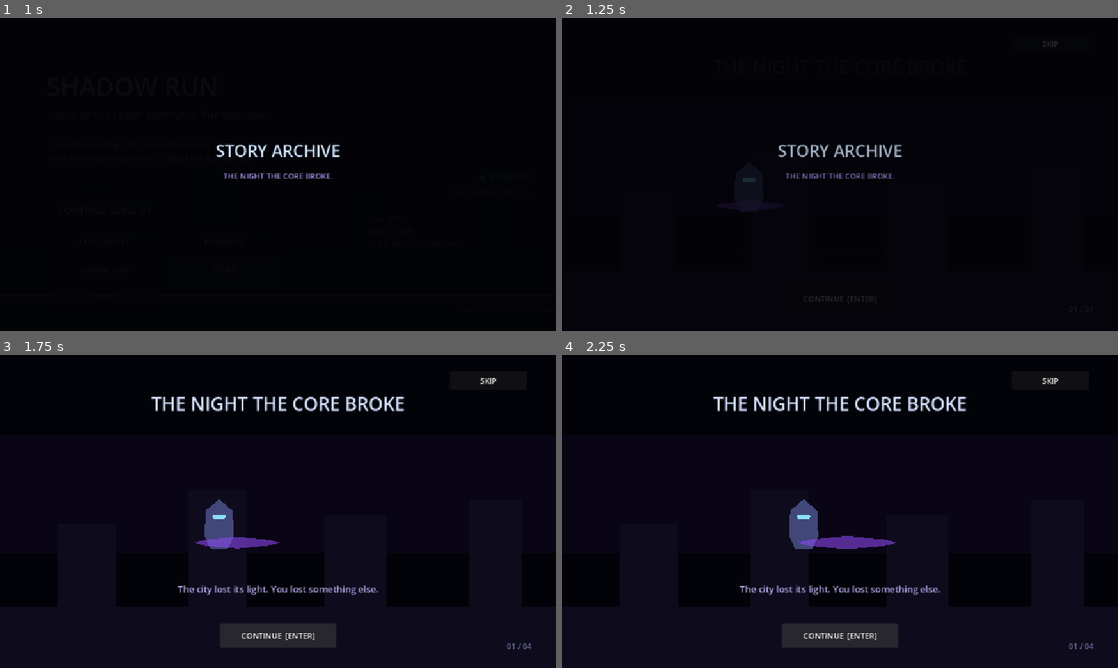
Above: before the commit, frames 1-4 (two rows, left to right).
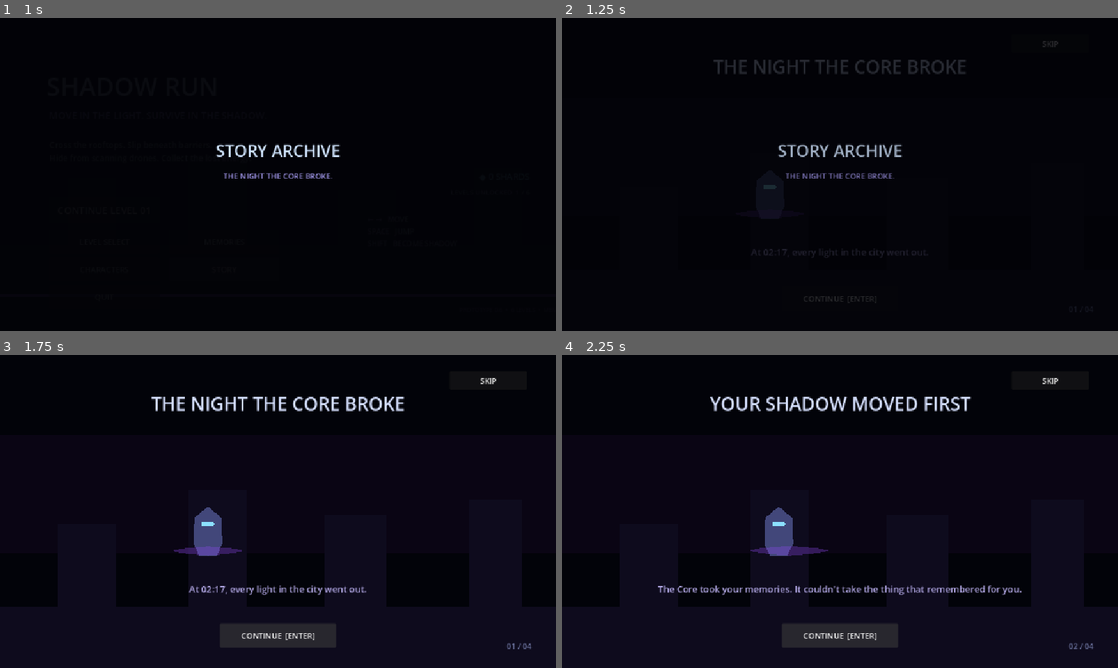
Above: after the commit, the same moments.

Repository: Yass29/shadow-run
Game: Godot game, scene res://main_menu.tscn
Two runs of this game, one before a commit and one after it. Both use one fixed random seed, a clock stepped at 60 frames per second and the inputs below.
Inputs:
- Up to frame 1 (1 s): click "STORY" at 0.5 s
- Up to frame 2 (1.25 s): no input
- Up to frame 3 (1.75 s): click "CONTINUE [ENTER]" at 1.25 s
- Up to frame 4 (2.25 s): click "CONTINUE [ENTER]" at 2 s

Frame 1 is identical in both runs. In frame 2, 0.9% of the frame differs, in the area x 27-73%, y 13-77%; in frame 3, 1.7%; in frame 4, 4.2%, in the area x 17-93%, y 13-94%.
Error after the commit: Invalid assignment of property or key 'position' with value of type 'Vector2' on a base object of type 'null instance'. (res://story_intro.gd:56)

Commit message:
Rebuild story intro as animated action sequence

Diff:
--- a/story_intro.gd
+++ b/story_intro.gd
@@ -1,10 +1,10 @@
 extends Control
 
 const PANELS := [
-	["THE NIGHT THE CORE BROKE", "The city lost its light. You lost something else."],
-	["YOUR SHADOW STOOD UP", "It remembered routes, doors... and pieces of you."],
-	["THE SHARDS ARE MEMORIES", "Every fragment carries something they tried to erase."],
-	["RUN TO THE CORE", "Before the thing hunting you learns to wear your face."]
+	["THE NIGHT THE CORE BROKE", "At 02:17, every light in the city went out."],
+	["YOUR SHADOW MOVED FIRST", "The Core took your memories. It couldn't take the thing that remembered for you."],
+	["THE HUNT BEGAN", "Drones marked you. Hunters learned your footsteps. The shadow learned the rooftops."],
+	["THE SHARDS ARE YOU", "Recover what was erased. Reach the Vault. Find out why they chose you."]
 ]
 
 var index := 0
@@ -13,8 +13,16 @@
 @onready var title: Label = $Title
 @onready var text_label: Label = $StoryText
 @onready var counter: Label = $Counter
+@onready var scene: Node2D = $Scene
 @onready var hero: Polygon2D = $Scene/Hero
 @onready var shadow: Polygon2D = $Scene/Shadow
+@onready var core: Polygon2D = $Scene/Core
+@onready var drone: Node2D = $Scene/Drone
+@onready var shard_a: Polygon2D = $Scene/ShardA
+@onready var shard_b: Polygon2D = $Scene/ShardB
+@onready var shard_c: Polygon2D = $Scene/ShardC
+@onready var flash: ColorRect = $Flash
+@onready var alarm: ColorRect = $AlarmBand
 
 func _ready() -> void:
 	$Next.pressed.connect(_next)
@@ -34,26 +42,84 @@
 	title.text = PANELS[index][0]
 	text_label.text = PANELS[index][1]
 	counter.text = "%02d / %02d" % [index + 1, PANELS.size()]
+	reset_scene()
 	animate_panel()
+
+func reset_scene() -> void:
+	scene.position = Vector2.ZERO
+	hero.position = Vector2(430, 365)
+	hero.rotation = 0.0
+	hero.modulate = Color.WHITE
+	shadow.position = Vector2(430, 405)
+	shadow.scale = Vector2(1.0, 0.30)
+	shadow.modulate = Color(1, 1, 1, 0.55)
+	core.position = Vector2(820, 285)
+	core.scale = Vector2.ONE
+	core.modulate = Color(1, 1, 1, 0.75)
+	drone.position = Vector2(1080, 225)
+	drone.modulate.a = 0.0
+	for shard in [shard_a, shard_b, shard_c]:
+		shard.position = Vector2(820, 285)
+		shard.modulate.a = 0.0
+		shard.scale = Vector2.ONE
+	flash.color.a = 0.0
+	alarm.color.a = 0.0
+	title.modulate.a = 0.0
+	text_label.modulate.a = 0.0
 
 func animate_panel() -> void:
 	animating = true
-	title.modulate.a = 0.0
-	text_label.modulate.a = 0.0
-
-	hero.position = Vector2(380, 350)
-	shadow.position = Vector2(380, 388)
-	shadow.scale = Vector2(1.0, 0.34)
-
 	var tween := create_tween()
 	tween.set_parallel(true)
-	tween.tween_property(title, "modulate:a", 1.0, 0.35)
-	tween.tween_property(text_label, "modulate:a", 1.0, 0.55)
-	tween.tween_property(hero, "position:x", 500.0 + index * 12.0, 0.9)
-	tween.tween_property(shadow, "position:x", 610.0 + index * 34.0, 1.15)
-	tween.tween_property(shadow, "scale", Vector2(1.45, 0.45), 1.15)
-	await tween.finished
+	tween.tween_property(title, "modulate:a", 1.0, 0.28)
+	tween.tween_property(text_label, "modulate:a", 1.0, 0.45)
+
+	match index:
+		0:
+			tween.tween_property(core, "scale", Vector2(1.35, 1.35), 0.65)
+			tween.tween_property(core, "modulate:a", 1.0, 0.30)
+			tween.tween_property(alarm, "color:a", 0.22, 0.45)
+			await tween.finished
+			await core_break_flash()
+		1:
+			tween.tween_property(hero, "position:x", 510.0, 0.8)
+			tween.tween_property(shadow, "position", Vector2(680, 402), 1.15)
+			tween.tween_property(shadow, "scale", Vector2(1.7, 0.44), 1.15)
+			await tween.finished
+			AudioManager.play_sfx("shadow_in")
+		2:
+			drone.modulate.a = 1.0
+			drone.position = Vector2(1120, 220)
+			tween.tween_property(drone, "position:x", 530.0, 1.15)
+			tween.tween_property(hero, "position:x", 650.0, 1.0)
+			tween.tween_property(shadow, "position:x", 720.0, 1.0)
+			tween.tween_property(alarm, "color:a", 0.18, 0.25)
+			await tween.finished
+			AudioManager.play_sfx("alert")
+		3:
+			tween.tween_property(core, "modulate:a", 0.18, 0.8)
+			tween.tween_property(shard_a, "modulate:a", 1.0, 0.35)
+			tween.tween_property(shard_b, "modulate:a", 1.0, 0.35)
+			tween.tween_property(shard_c, "modulate:a", 1.0, 0.35)
+			tween.tween_property(shard_a, "position", Vector2(600, 285), 0.9)
+			tween.tween_property(shard_b, "position", Vector2(760, 360), 1.0)
+			tween.tween_property(shard_c, "position", Vector2(935, 335), 1.1)
+			await tween.finished
+			AudioManager.play_sfx("shard")
+
 	animating = false
+
+func core_break_flash() -> void:
+	flash.color.a = 0.72
+	scene.position = Vector2(7, -3)
+	AudioManager.play_sfx("alert")
+	await get_tree().create_timer(0.06).timeout
+	scene.position = Vector2(-6, 4)
+	flash.color.a = 0.35
+	await get_tree().create_timer(0.06).timeout
+	scene.position = Vector2.ZERO
+	flash.color.a = 0.0
+	core.modulate.a = 0.22
 
 func _next() -> void:
 	if animating:
